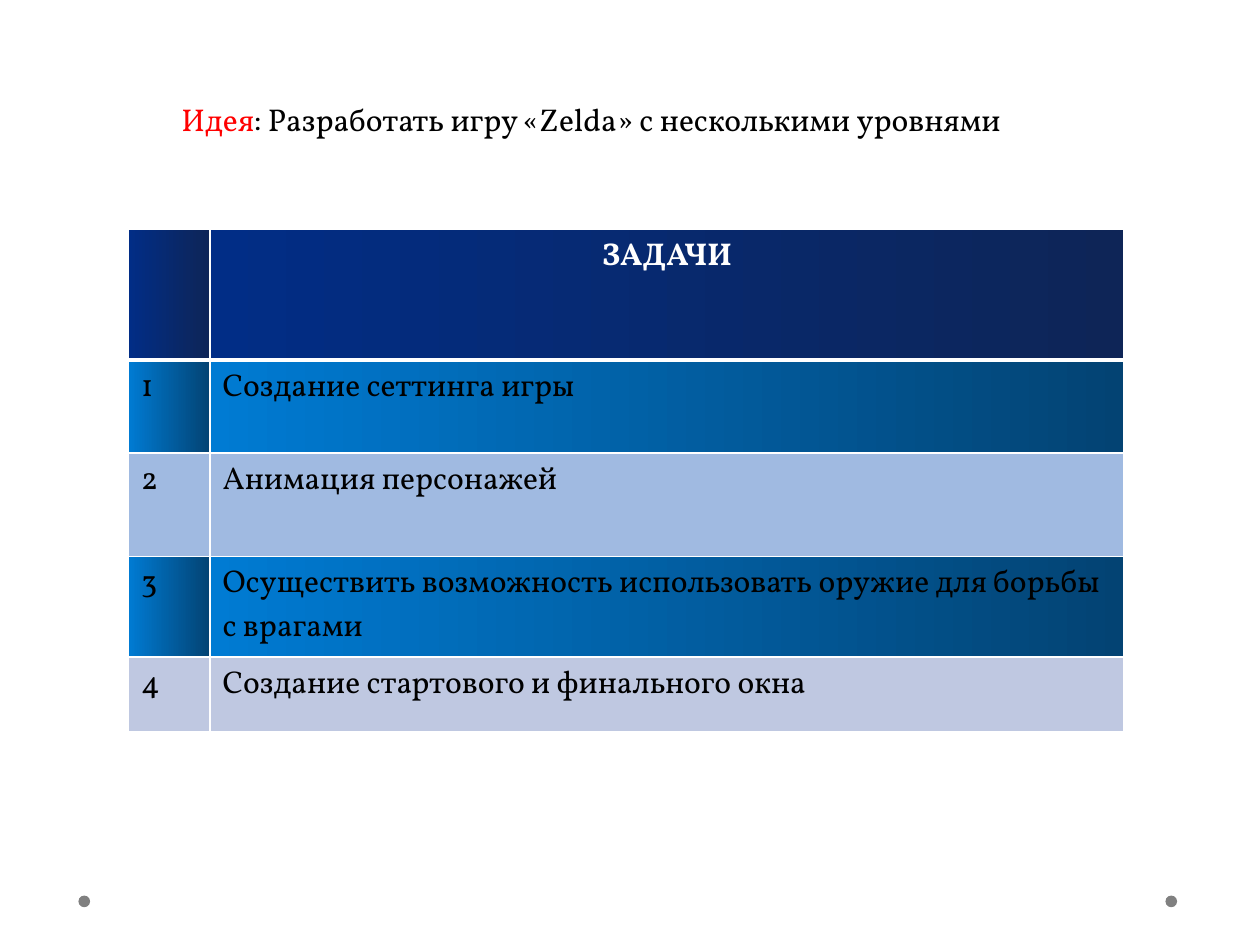
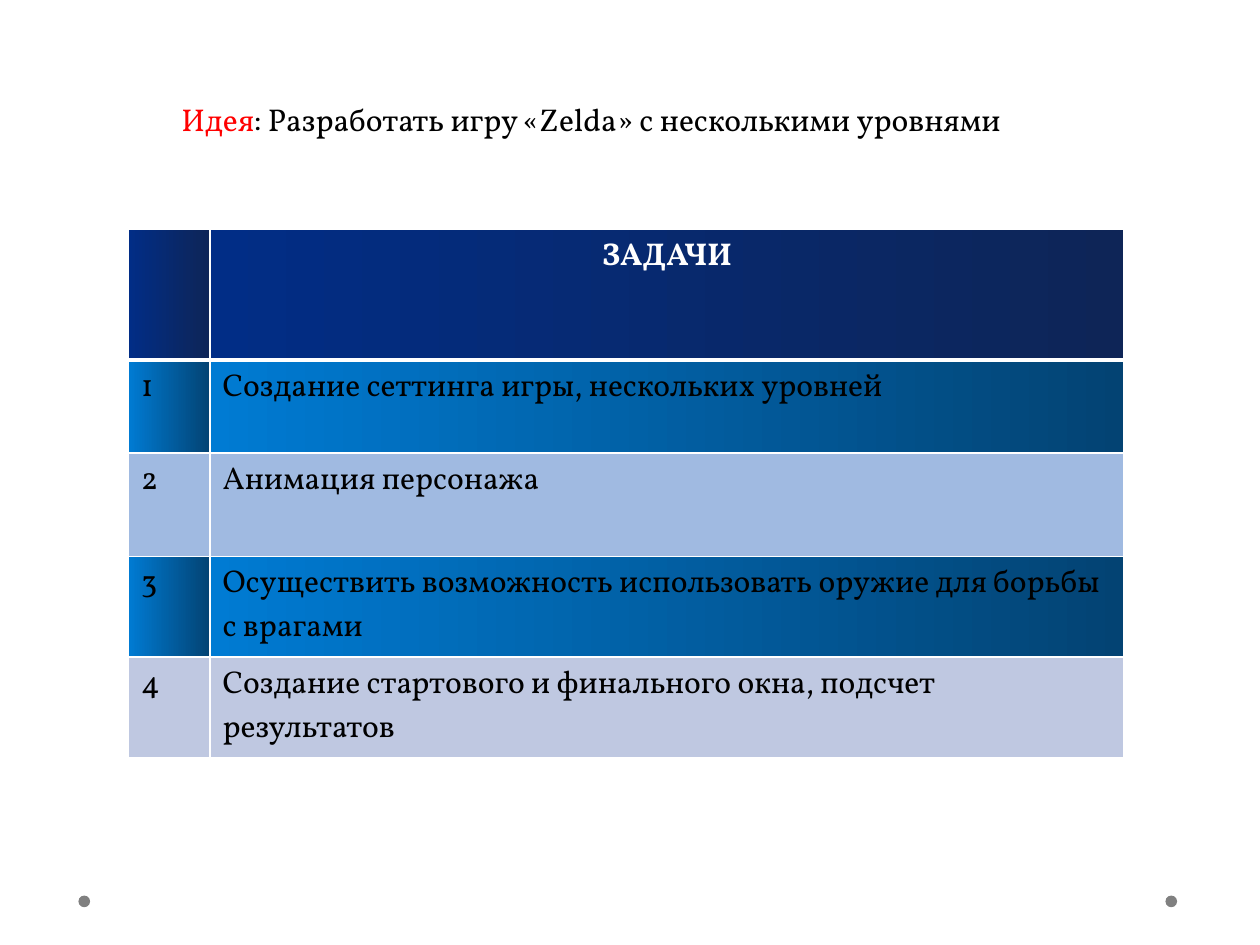
Before and after one commit to Arina30052007/zelda, a slide deck: slide 2 of Project_game/презентация2.pptx. Drawn at 1260x945 pixels with LibreOffice and Linux fonts; fonts in the diff are those of the drawing; background and template pictures are left out. Boxes give left, top, right and bottom in pixels: in the first picture for what was removed or moved away, otherwise in the second. Text is boxed around its words. In the diff, an @@ line names an element or a change of style, - is before the commit and + after.

```diff
--- a/Project_game/презентация2.pptx
+++ b/Project_game/презентация2.pptx
@@ table at bbox=[129, 229, 1124, 749] @@
-row 2, column 2: Создание сеттинга игры
+row 2, column 2: Создание сеттинга игры, нескольких уровней
-row 3, column 2: Анимация персонажей
+row 3, column 2: Анимация персонажа
-row 5, column 2: Создание стартового и финального окна
+row 5, column 2: Создание стартового и финального окна, подсчет результатов
```
Also in this commit, not shown: 2 other slides changed, 6 other files.
